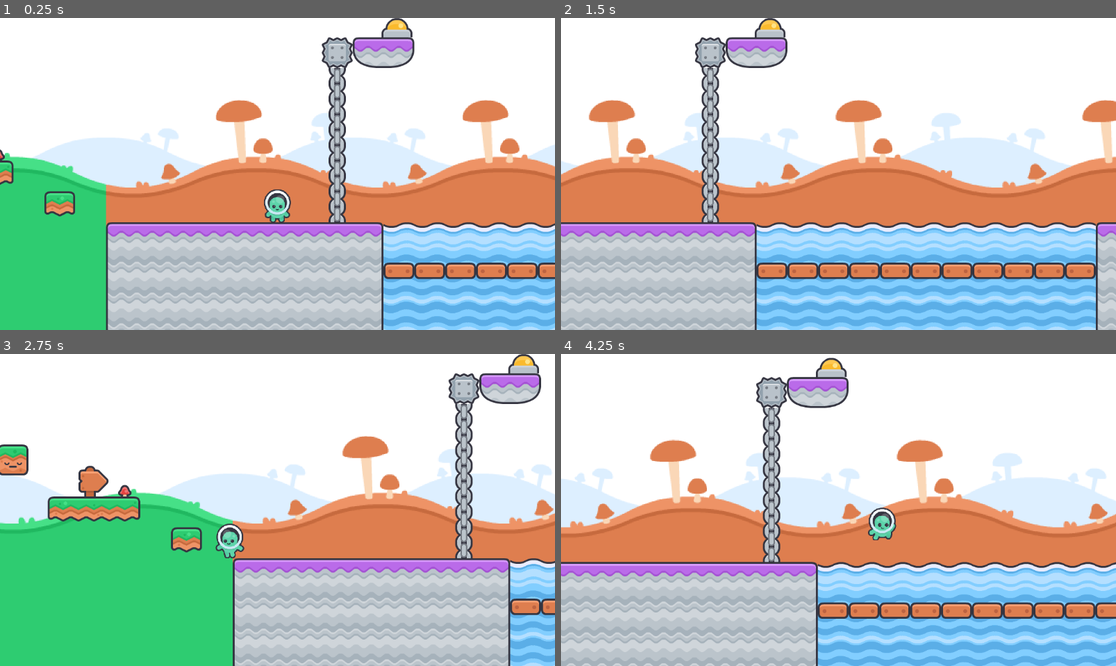
Above: before the commit, frames 1-4 (two rows, left to right).
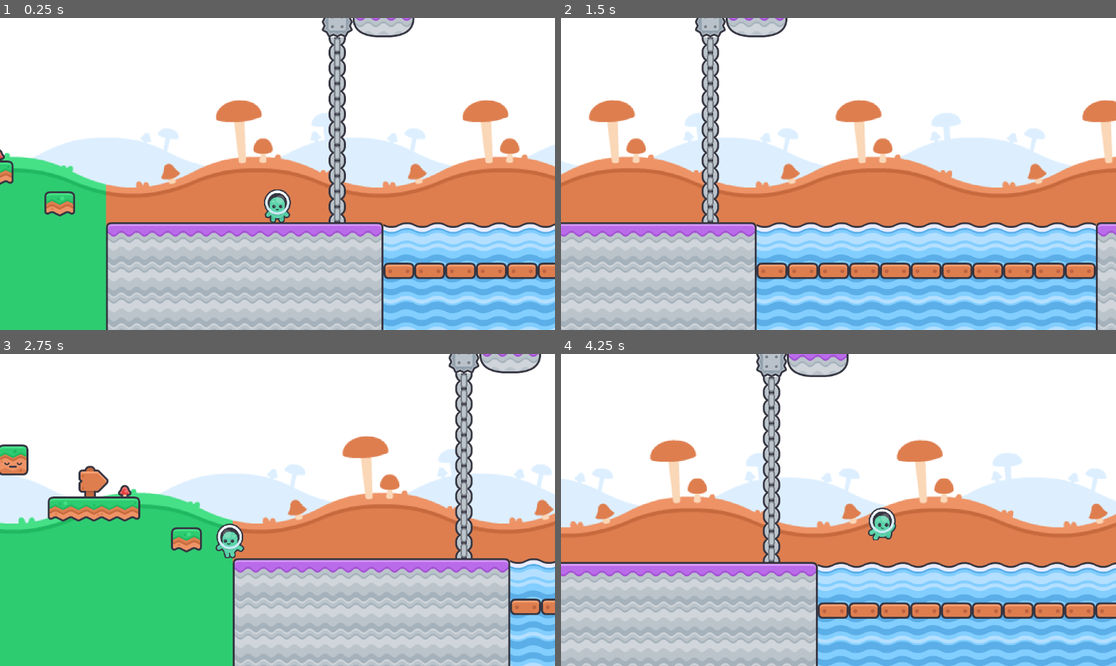
Above: after the commit, the same moments.

Repository: Aximem/platform-2d
Game: Godot game, scene res://scenes/main.tscn
Two runs of this game, one before a commit and one after it. Both use one fixed random seed, a clock stepped at 60 frames per second and the inputs below.
Inputs:
- Up to frame 1 (0.25 s): no input
- Up to frame 2 (1.5 s): hold W (climb) 0.53-1.28 s; hold Right (move_right) from 0.53 s (still down); tap Space (jump) at 0.77 s; tap W (climb) at 1.35 s
- Up to frame 3 (2.75 s): tap Space (jump) at 1.52 s; release Right (move_right) at 2.03 s; hold Left (move_left) from 2.03 s (still down); hold W (climb) from 2.03 s (still down)
- Up to frame 4 (4.25 s): release Left (move_left) at 2.78 s; release W (climb) at 2.78 s; hold Right (move_right) from 2.78 s (still down); tap W (climb) at 2.85 s; tap Space (jump) at 3.02, 3.77 s; hold W (climb) from 3.53 s (still down)

The runs differ from the first frame. In frame 1, 2.3% of the frame differs, in the area x 57-75%, y 0-17%; in frame 2, 2.3%; in frame 3, 2.3%; in frame 4, 2.5%, in the area x 35-52%, y 0-18%.

Commit message:
Add switch logic OK

Diff:
--- a/scenes/main.tscn
+++ b/scenes/main.tscn
@@ -6130,7 +6130,7 @@
 [node name="TileMapLayerTiles" type="TileMapLayer" parent="TileMaps"]
 position = Vector2(-32, 101)
 scale = Vector2(0.25, 0.25)
-tile_map_data = PackedByteArray("AAAaABkABAANAAcAAAAbABkABAA …(3744 unchanged characters)… CAAsAAABjABwABAACAAsAAABjAB0ABAACAAsAAABTABIABAAOAAsAAABSABIABAANAAsAAABRABIABAALAAAAAABRABMABAAPAAEAAABRABQABAAPAAEAAABRABUABAAPAAEAAABRABYABAAPAAEAAABRABcABAAPAAEAAAA=")
+tile_map_data = PackedByteArray("AAAaABkABAANAAcAAAAbABkABAA …(3744 unchanged characters)… CAAsAAABjABwABAACAAsAAABjAB0ABAACAAsAAABRABMABAAPAAEAAABRABQABAAPAAEAAABRABUABAAPAAEAAABRABYABAAPAAEAAABRABcABAAPAAEAAABRABIABAAPAAEAAABRABEABAALAAAAAABSABEABAANAAsAAABTABEABAAOAAsAAAA=")
 tile_set = SubResource("TileSet_jyhfs")
 
 [node name="TileMapLayerEnnemies" type="TileMapLayer" parent="TileMaps"]
@@ -6216,9 +6216,8 @@
 [node name="Switchs" type="Node" parent="."]
 
 [node name="Switch" parent="Switchs" instance=ExtResource("9_85g3d")]
-position = Vector2(1303, 381)
+position = Vector2(1303, 365)
 scale = Vector2(0.25, 0.25)
-color = 3
 
 [node name="Bridges" type="Node" parent="."]
 
--- a/scripts/switch_manager.gd
+++ b/scripts/switch_manager.gd
@@ -23,7 +23,7 @@
 	tween.tween_property(
 		camera,
 		"position:y",
-		initial_camera_y + 400,
+		initial_camera_y + 500,
 		0.6
 	)
 
